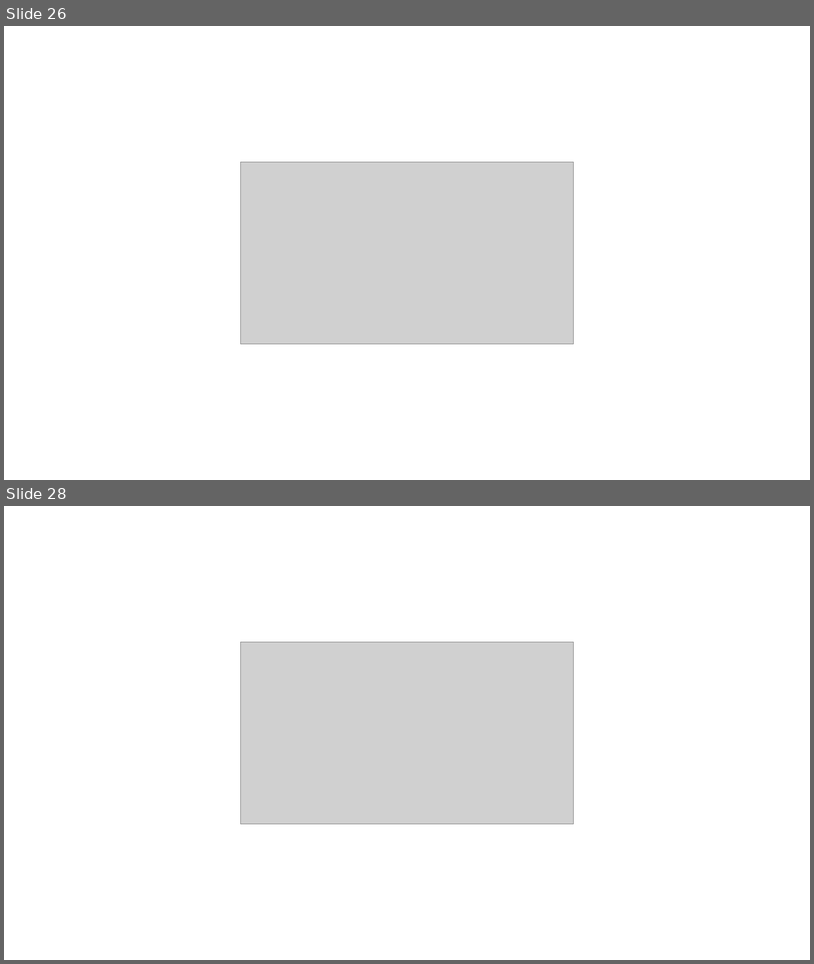
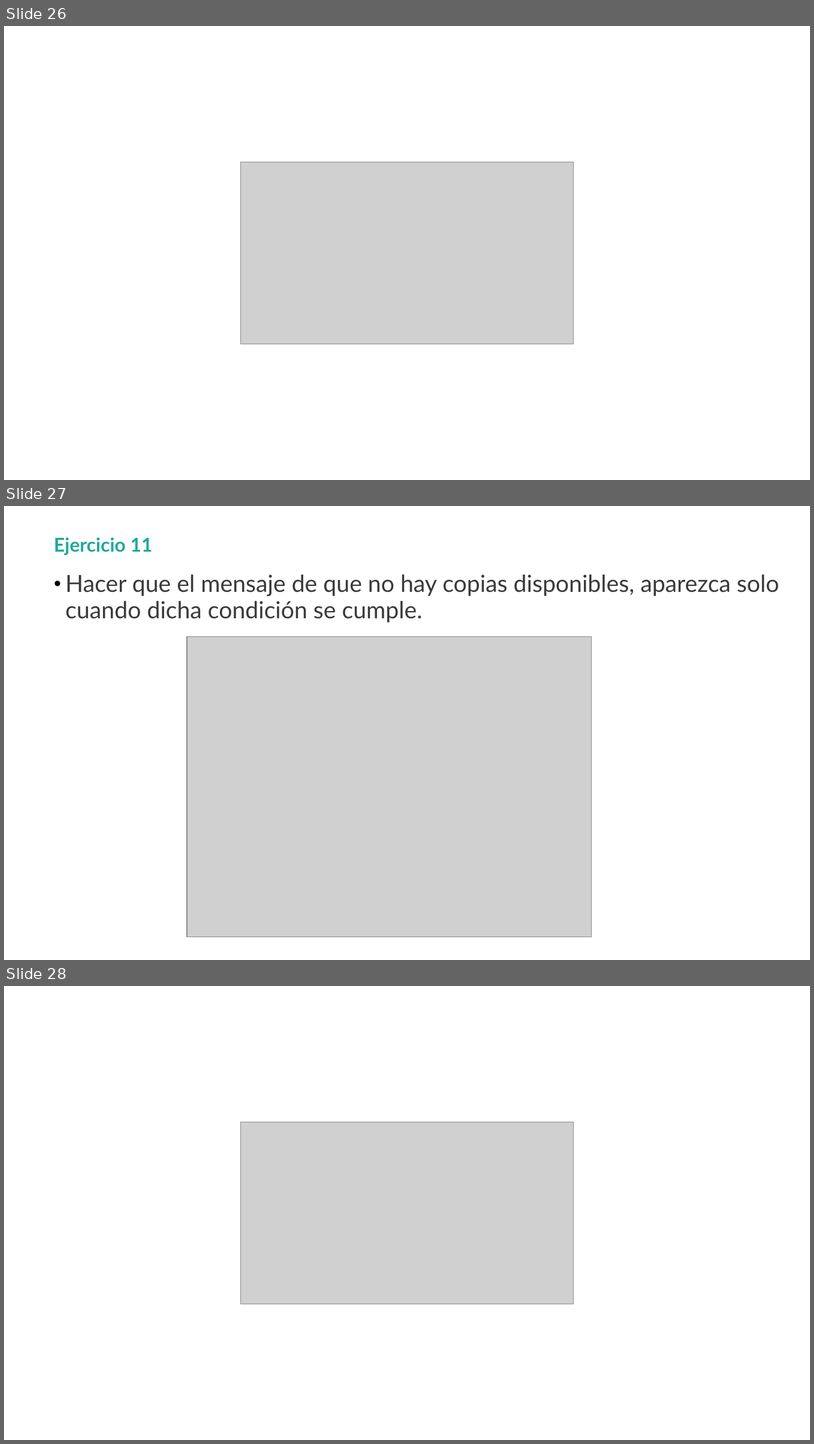
Before and after one commit to hexacta/HexactaLabs-Java, a slide deck: PPTS/Ejercicios.pptx. Shown one above the other, each under a label of ours: slides 26 and 28 before the commit, slides 26, 27 and 28 after it; the slides between them are not shown. The pictures are 814x964 and 814x1444 pixels, drawn with LibreOffice and Linux fonts; fonts in the diff are those of the drawing; grey boxes stand for pictures; background and template pictures are left out. Boxes give left, top, right and bottom in pixels: in the first picture for what was removed or moved away, otherwise in the second. Text is boxed around its words. In the diff, an @@ line names an element or a change of style, - is before the commit and + after.

Commit message:
Update PPT Ejercicios
Los ejercicios 12,13 dejaron de estar en draft,y se agregó un ejercicio
que se había charlado pero no habíamos redactado.

```diff
--- a/PPTS/Ejercicios.pptx
+++ b/PPTS/Ejercicios.pptx
@@ slide 27 added at box(4, 506, 810, 960), background picture (left out) @@
@@ title added at box(54, 537, 153, 555), 17 pt, text #1EA89B, bold @@
+Ejercicio 11
@@ text added at box(65, 574, 780, 622), 21 pt, text #3A3A3A @@
+  • Hacer que el mensaje de que no hay copias disponibles, aparezca solo cuando dicha condición se cumple.
@@ picture added at box(187, 637, 592, 937) @@
```
Also in this commit, not shown: 4 slides changed, 1 other slide added, 2 other files.
